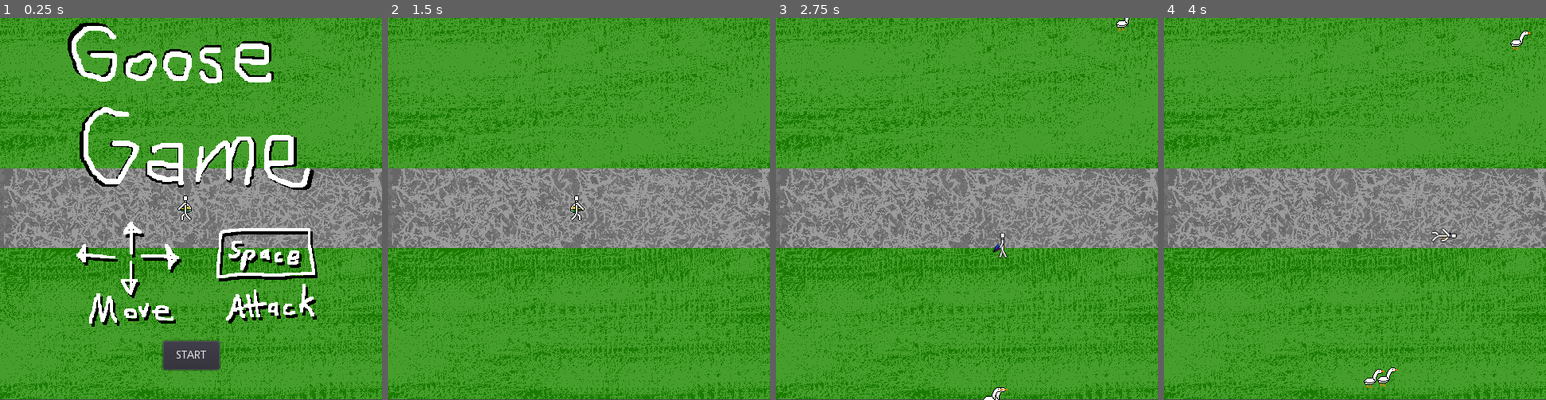
Above: before the commit, frames 1-4 (left to right).
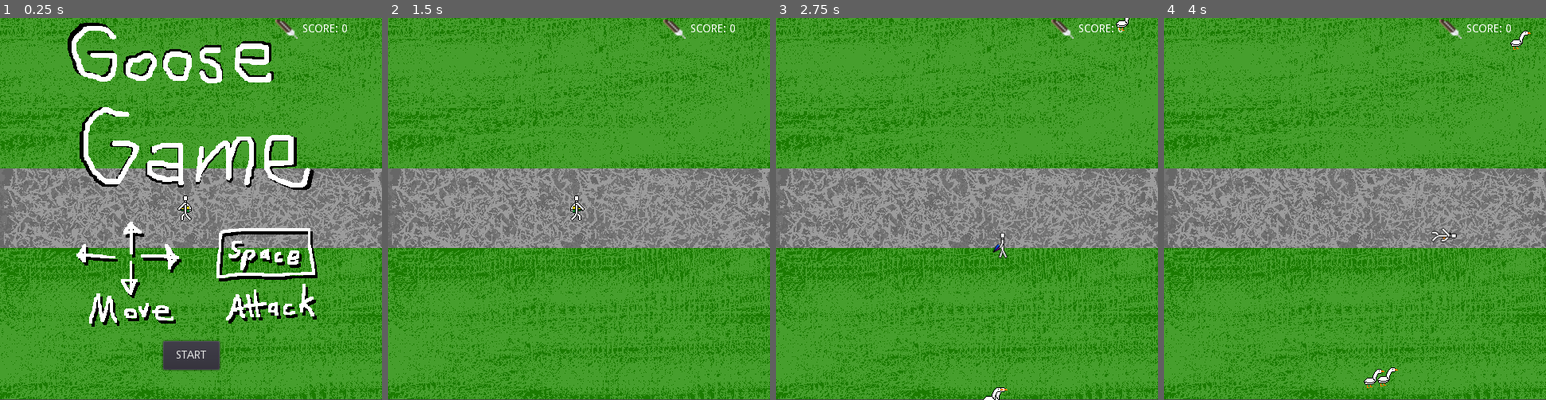
Above: after the commit, the same moments.

Repository: Qmtfive/GooseGame
Game: Godot game, scene res://Level.tscn
Two runs of this game, one before a commit and one after it. Both use one fixed random seed, a clock stepped at 60 frames per second and the inputs below.
Inputs:
- Up to frame 1 (0.25 s): no input
- Up to frame 2 (1.5 s): click "START" at 0.5 s; tap Enter at 1.25 s; hold Right (ui_right) from 1.28 s (still down)
- Up to frame 3 (2.75 s): tap Space (ui_select) at 1.52, 2.27 s; release Right (ui_right) at 2.03 s; hold Down (ui_down) from 2.03 s (still down)
- Up to frame 4 (4 s): release Down (ui_down) at 2.78 s; hold Right (ui_right) 2.78-3.53 s; hold Up (ui_up) from 3.53 s (still down); tap Space (ui_select) at 3.77 s

The runs differ from the first frame. In frame 1, 0.2% of the frame differs, in the area x 72-91%, y 0-6%; in frame 2, 0.2%; in frame 3, 0.2%; in frame 4, 0.2%, in the area x 53-93%, y 0-97%.

Commit message:
Score panel done

Diff:
--- a/Goose.gd
+++ b/Goose.gd
@@ -85,7 +85,7 @@
 	timeTillStop = newStopTimer()
 
 func _on_Visibility_screen_exited():
-	print("screen exit")
+	#print("screen exit")
 	emit_signal("nomoregoose")
 	queue_free()
 
--- a/Goose.tscn
+++ b/Goose.tscn
@@ -27,6 +27,7 @@
 [node name="GooseAnimation" type="AnimatedSprite" parent="."]
 frames = SubResource( 1 )
 animation = "Goose"
+frame = 1
 playing = true
 
 [node name="CollisionShape2D" type="CollisionShape2D" parent="."]
--- a/GooseSpawner.gd
+++ b/GooseSpawner.gd
@@ -20,6 +20,7 @@
 	gameover = true
 	geeseOnScreen = 0
 	score = 0
+	$Score.text = "SCORE: 0"
 	nextWave = 3
 	$theyCome.stop()
 	$tillNextWave.stop()
@@ -59,6 +60,8 @@
 
 func score():
 	score += 1
+	$Score.text = "SCORE: " + str(score)
+	$Score.show()
 
 func _on_tillNextWave_timeout():
 	$theyCome.stop()
--- a/Level.tscn
+++ b/Level.tscn
@@ -25,6 +25,7 @@
 [ext_resource path="res://Assets/UmbrellaSlideAttack/Slide3.png" type="Texture" id=23]
 [ext_resource path="res://Assets/GameOver/gameover.png" type="Texture" id=24]
 [ext_resource path="res://Assets/Sound/Canadian Geese Honk-SoundBible.com-611844731.mp3" type="AudioStream" id=25]
+[ext_resource path="res://Assets/Misc/feather.png" type="Texture" id=26]
 
 [sub_resource type="SpriteFrames" id=1]
 animations = [ {
@@ -84,6 +85,7 @@
 [node name="PlayerAnims" type="AnimatedSprite" parent="Player"]
 frames = SubResource( 1 )
 animation = "Attack"
+frame = 1
 playing = true
 
 [node name="CollisionShape2D" type="CollisionShape2D" parent="Player"]
@@ -135,6 +137,22 @@
 [node name="theyCome" type="AudioStreamPlayer" parent="GooseSpawner"]
 stream = ExtResource( 25 )
 
+[node name="Sprite" type="Sprite" parent="GooseSpawner"]
+position = Vector2( 360, 14 )
+scale = Vector2( 2, 2 )
+texture = ExtResource( 26 )
+
+[node name="Score" type="Label" parent="GooseSpawner"]
+margin_left = 380.0
+margin_top = -1.0
+margin_right = 480.0
+margin_bottom = 29.0
+text = "SCORE: 0"
+valign = 1
+__meta__ = {
+"_edit_use_anchors_": false
+}
+
 [node name="VE_LOST" type="Sprite" parent="."]
 visible = false
 position = Vector2( 240, 240 )
Not shown: 1 places in Level.tscn that only renumber resources
